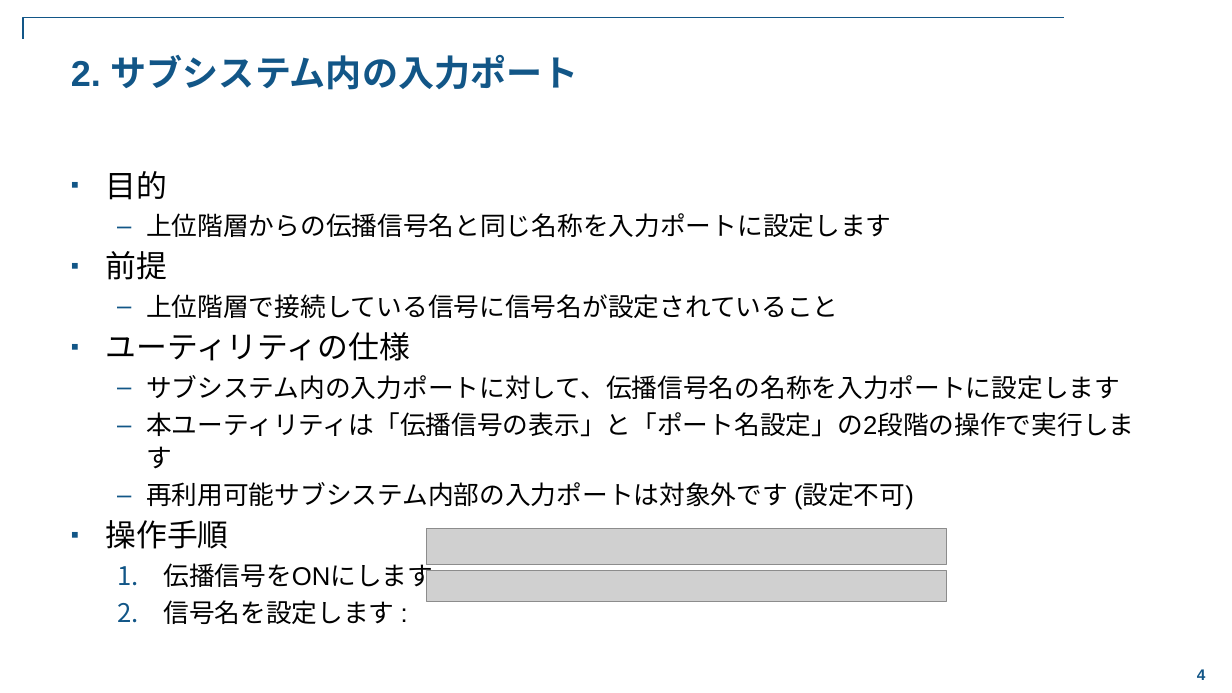
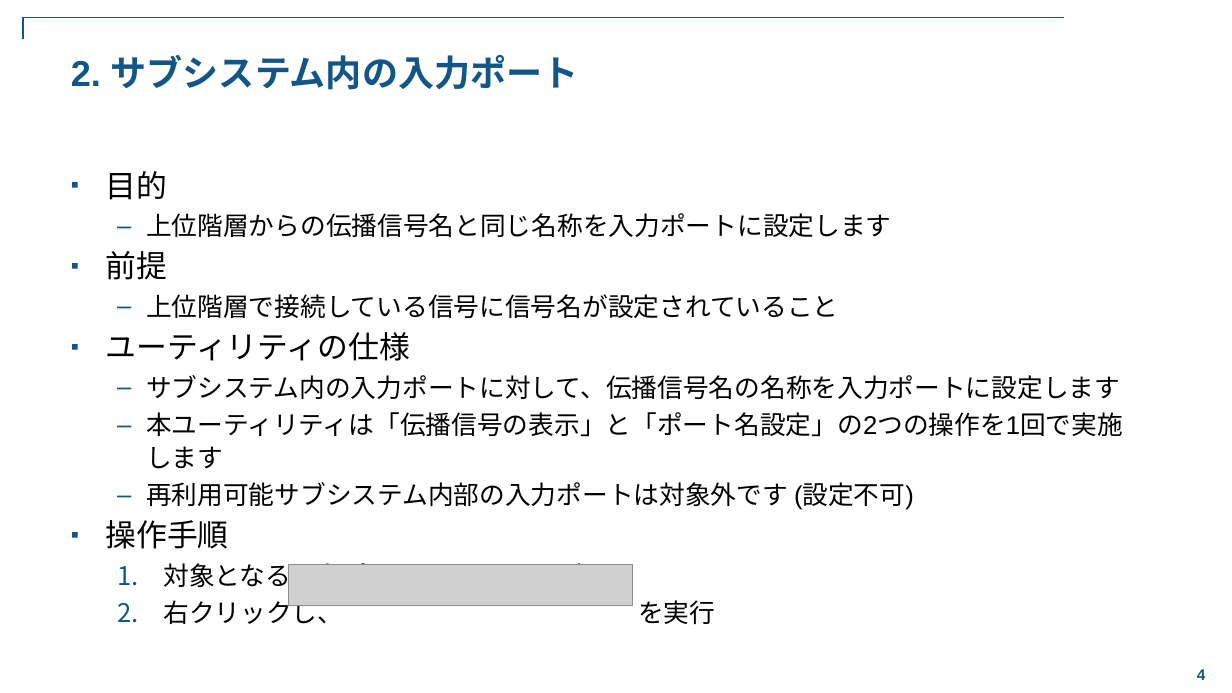
Before and after one commit to stozaki-mathworks/SetInheritedPortName-Simulink-Utility, a slide deck: slide 4 of doc/Simulink_Utility_SetInheritedPortName.pptx. Drawn at 1232x693 pixels with LibreOffice and Linux fonts; fonts in the diff are those of the drawing; grey boxes stand for pictures; background and template pictures are left out. Boxes give left, top, right and bottom in pixels: in the first picture for what was removed or moved away, otherwise in the second. Text is boxed around its words. In the diff, an @@ line names an element or a change of style, - is before the commit and + after.

Commit message:
<Update> ドキュメント及びライブラリファイル
1. ドキュメントを更新
2. サンプルモデルで使用しているライブラリを追加

```diff
--- a/doc/Simulink_Utility_SetInheritedPortName.pptx
+++ b/doc/Simulink_Utility_SetInheritedPortName.pptx
@@ text at <box>146,412,1123,437</box>: text changed @@
-  – 本ユーティリティは「伝播信号の表示」と「ポート名設定」の2段階の操作で実行します
+  – 本ユーティリティは「伝播信号の表示」と「ポート名設定」の2つの操作を1回で実施します
@@ picture removed at <box>427,529,947,565</box> @@
@@ text at <box>163,558,715,624</box>: text changed @@
-  1. 伝播信号をONにします :
-  2. 信号名を設定します :
+  1. 対象となる入力ポートをマウスで選択
+  2. 右クリックし、 を実行
@@ picture added at <box>288,565,633,605</box> @@
@@ picture removed at <box>427,571,947,602</box> @@
```
Also in this commit, not shown: 9 other slides changed, 3 slides removed, 2 other files.
